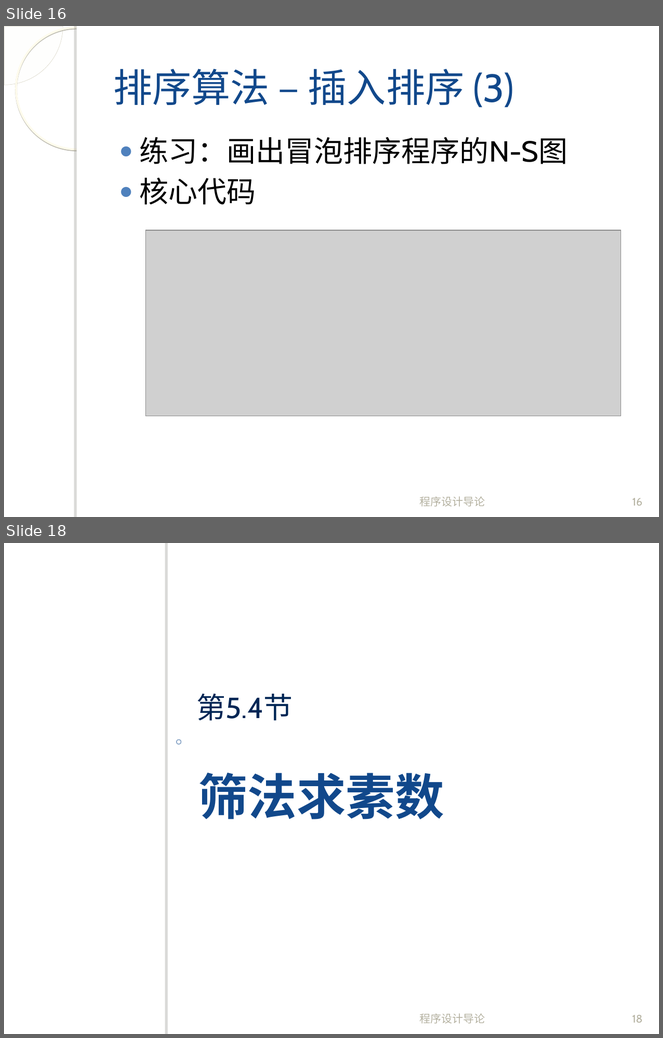
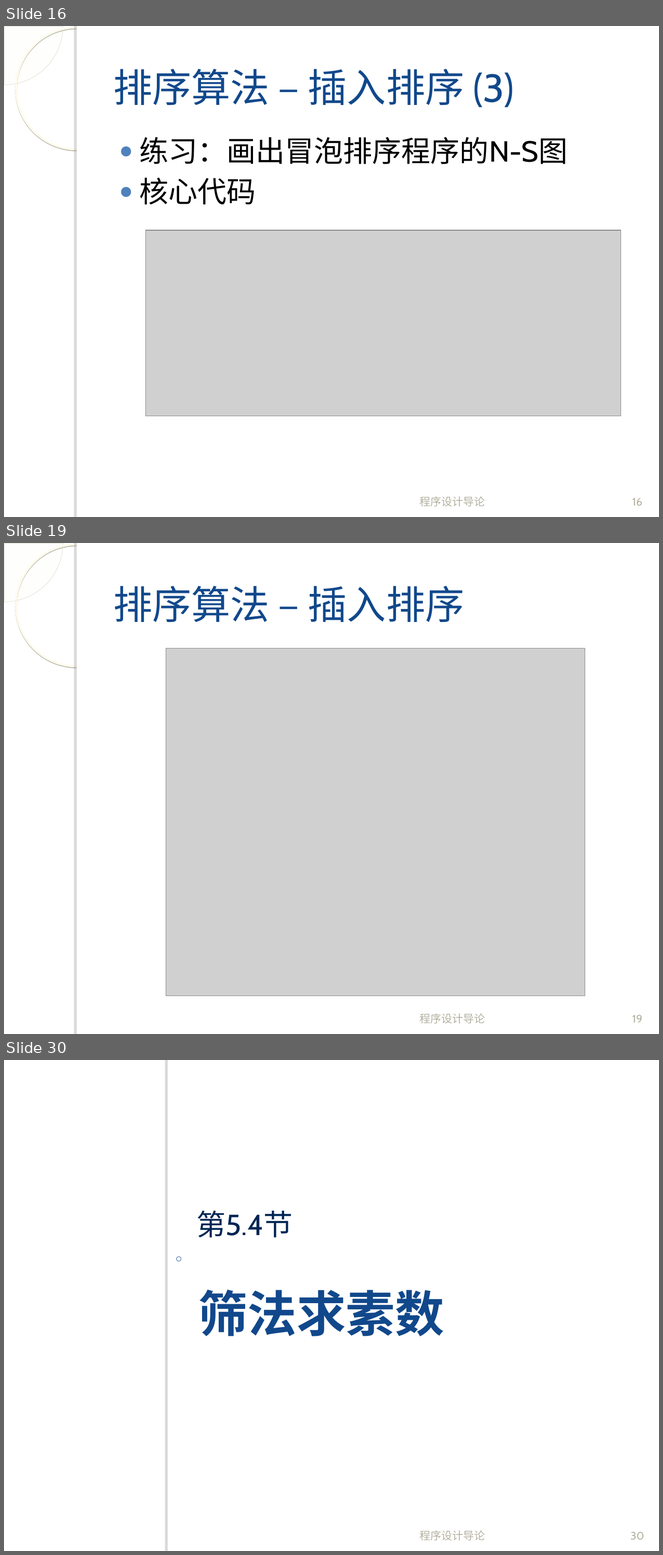
Before and after one commit to fanju1984/introduction-to-programming, a slide deck: introduction-to-programming/slides/2017/05-Array-2.ppt. Shown one above the other, each under a label of ours: slides 16 and 18 before the commit, slides 16, 19 and 30 after it; the slides between them are not shown. The pictures are 663x1038 and 663x1555 pixels, drawn with LibreOffice and Linux fonts; fonts in the diff are those of the drawing; grey boxes stand for pictures; background and template pictures are left out. Boxes give left, top, right and bottom in pixels: in the first picture for what was removed or moved away, otherwise in the second. Text is boxed around its words. In the diff, an @@ line names an element or a change of style, - is before the commit and + after.

```diff
--- a/introduction-to-programming/slides/2017/05-Array-2.ppt
+++ b/introduction-to-programming/slides/2017/05-Array-2.ppt
@@ slide 19 added at (4,543,659,1034), background picture (left out); not listed: 4 template elements that a slide beside it also shows @@
@@ title added at (113,586,465,622), 43 pt, text #11488B @@
+排序算法 – 插入排序
@@ picture added at (166,648,585,996) @@
@@ text added at (420,1014,486,1024), 12 pt, text #B4B1A0 @@
+程序设计导论
@@ page number added at (633,1015,643,1023), 12 pt, text #B4B1A0 @@
+19
@@ what was slide 18 is now slide 30 @@
@@ page number at (631,1532,644,1540): text changed @@
-18
+30
```
Also in this commit, not shown: 1 slide changed, 12 other slides added.
